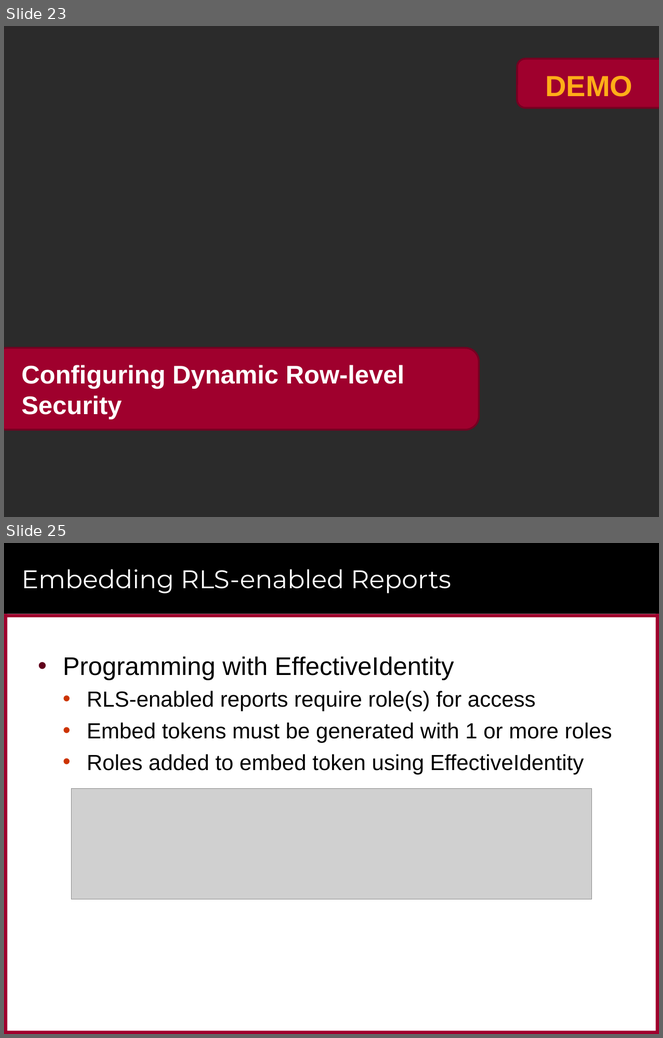
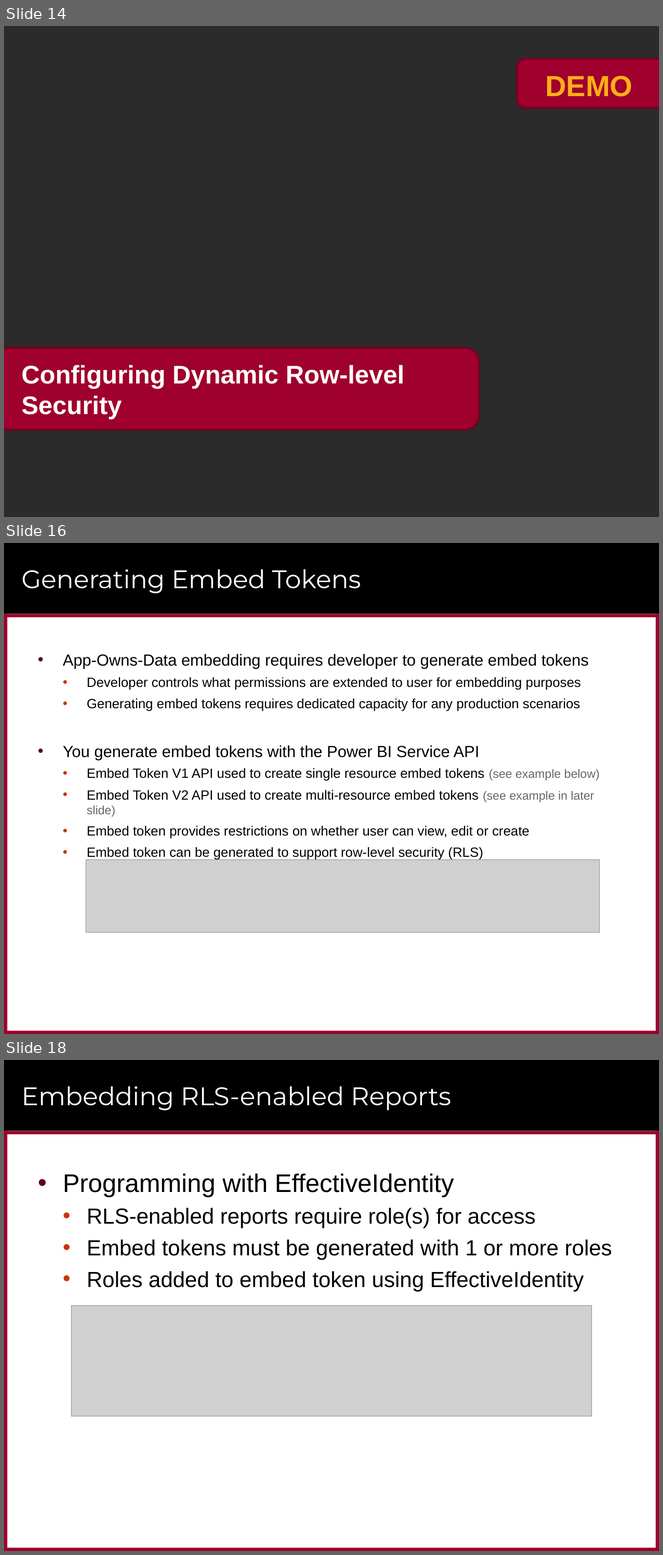
Before and after one commit to PowerBiDevCamp/Camp-Sessions, a slide deck: Presentations/Row Level Security.pptx. Shown one above the other, each under a label of ours: slides 23 and 25 before the commit, slides 14, 16 and 18 after it; the slides between them are not shown. The pictures are 663x1038 and 663x1555 pixels, drawn with LibreOffice and Linux fonts; fonts in the diff are those of the drawing; grey boxes stand for pictures; background and template pictures are left out; a plain dark background stands for a picture behind light text. Boxes give left, top, right and bottom in pixels: in the first picture for what was removed or moved away, otherwise in the second. Text is boxed around its words. In the diff, an @@ line names an element or a change of style, - is before the commit and + after.

```diff
--- a/Presentations/Row Level Security.pptx
+++ b/Presentations/Row Level Security.pptx
@@ slide 16 added at <box>4,543,659,1034</box>, background #FFFFFF; not listed: 6 template elements that a slide beside it also shows @@
@@ title added at <box>22,569,361,593</box>, 28 pt, text #FFFFFF @@
+Generating Embed Tokens
@@ text added at <box>63,654,600,861</box>, 14.7 pt, text #000000 @@
+• App-Owns-Data embedding requires developer to generate embed tokens
+  • Developer controls what permissions are extended to user for embedding purposes
+  • Generating embed tokens requires dedicated capacity for any production scenarios
+• You generate embed tokens with the Power BI Service API
+  • Embed Token V1 API used to create single resource embed tokens (see example below)
+  • Embed Token V2 API used to create multi-resource embed tokens (see example in later slide)
+  • Embed token provides restrictions on whether user can view, edit or create
+  • Embed token can be generated to support row-level security (RLS)
@@ picture added at <box>86,860,599,933</box> @@
@@ what was slide 23 is now slide 14 @@
@@ what was slide 25 is now slide 18 @@
```
Also in this commit, not shown: 6 slides changed, 2 other slides added, 9 slides removed, 3 other files.
